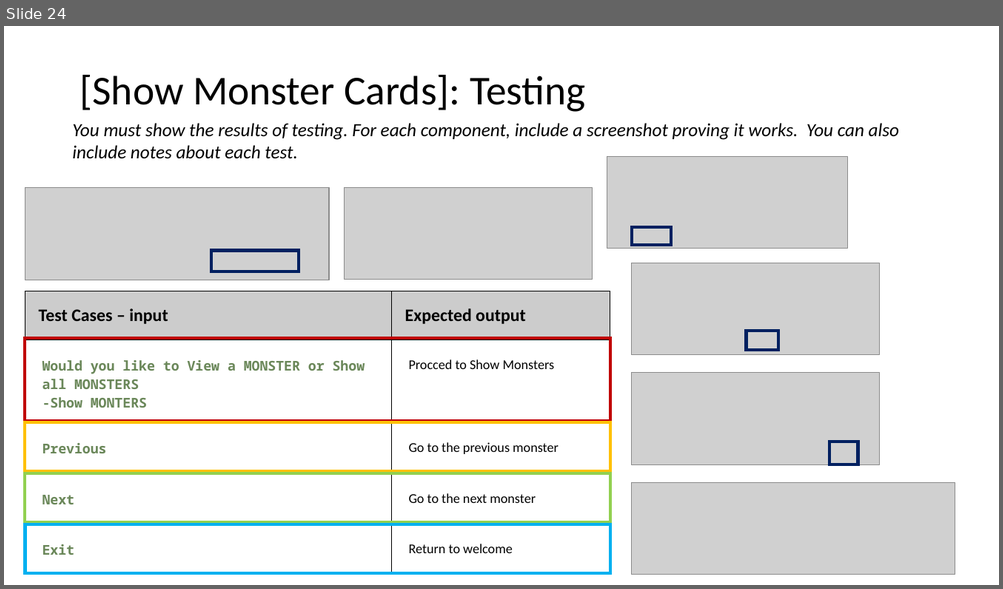
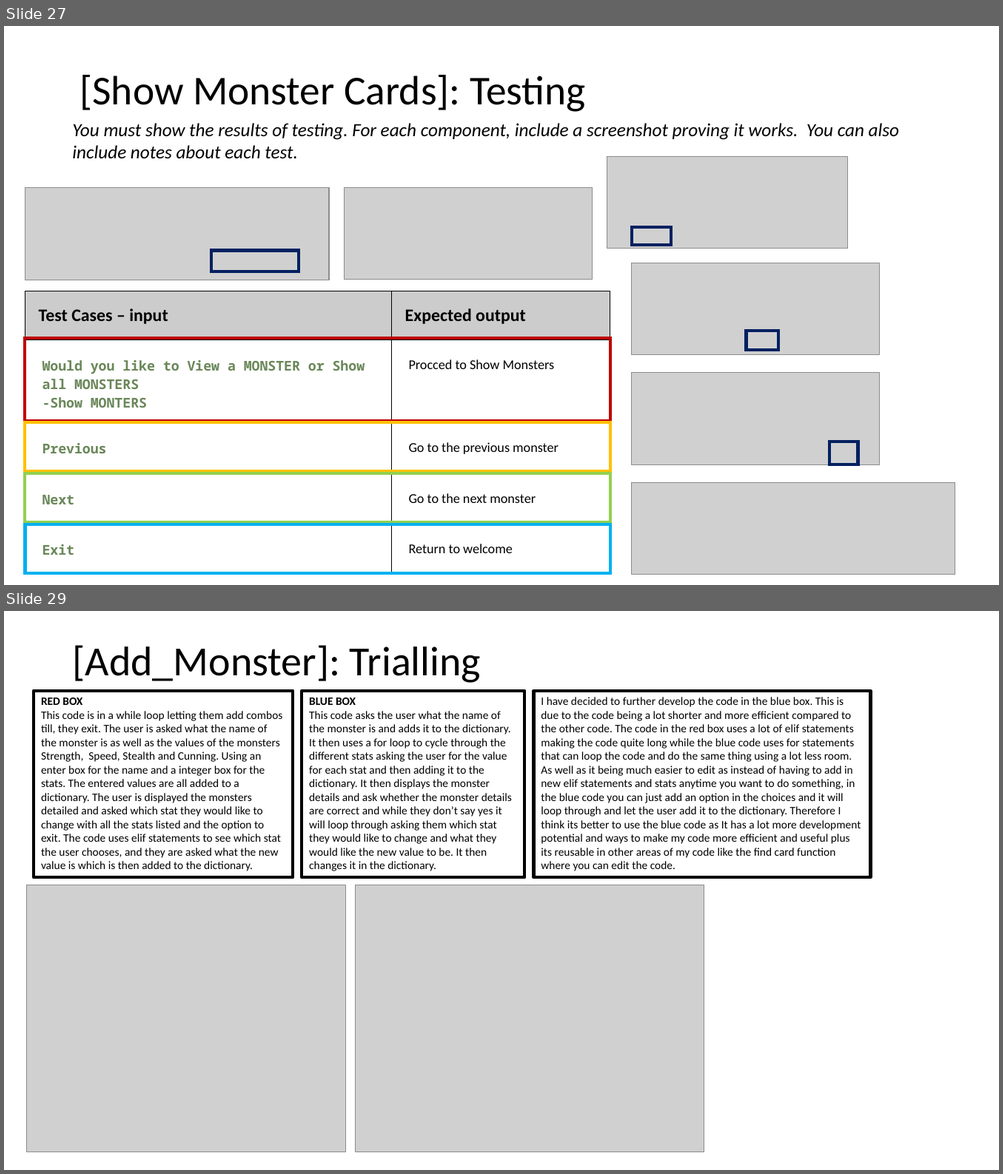
Before and after one commit to peter123321123321/Monster-Cards-Internal, a slide deck: 2.7 and 2.8 Documentation Template.pptx. Shown one above the other, each under a label of ours: slide 24 before the commit, slides 27 and 29 after it; the slides between them are not shown. The pictures are 1003x589 and 1003x1174 pixels, drawn with LibreOffice and Linux fonts; fonts in the diff are those of the drawing; grey boxes stand for pictures. Boxes give left, top, right and bottom in pixels: in the first picture for what was removed or moved away, otherwise in the second. Text is boxed around its words. In the diff, an @@ line names an element or a change of style, - is before the commit and + after.

```diff
--- a/2.7 and 2.8 Documentation Template.pptx
+++ b/2.7 and 2.8 Documentation Template.pptx
@@ slide 29 added at <box>4,611,999,1170</box>, background #FFFFFF @@
@@ title added at <box>73,645,481,683</box>, 40 pt, text #000000 @@
+[Add_Monster]: Trialling
@@ rectangle added at <box>34,691,293,878</box>, outline #000000 3 pt, 11 pt, text #000000 @@
+RED BOX
+This code is in a while loop letting them add combos till, they exit. The user is asked what the name of the monster is as well as the values of the monsters Strength, Speed, Stealth and Cunning. Using an enter box for the name and a integer box for the stats. The entered values are all added to a dictionary. The user is displayed the monsters detailed and asked which stat they would like to change with all the stats listed and the option to exit. The code uses elif statements to see which stat the user chooses, and they are asked what the new value is which is then added to the dictionary.
@@ rectangle added at <box>301,691,525,878</box>, outline #000000 3 pt, 11 pt, text #000000 @@
+BLUE BOX
+This code asks the user what the name of the monster is and adds it to the dictionary. It then uses a for loop to cycle through the different stats asking the user for the value for each stat and then adding it to the dictionary. It then displays the monster details and ask whether the monster details are correct and while they don’t say yes it will loop through asking them which stat they would like to change and what they would like the new value to be. It then changes it in the dictionary.
@@ rectangle added at <box>534,691,871,878</box>, outline #000000 3 pt, 11 pt, text #000000 @@
+I have decided to further develop the code in the blue box. This is due to the code being a lot shorter and more efficient compared to the other code. The code in the red box uses a lot of elif statements making the code quite long while the blue code uses for statements that can loop the code and do the same thing using a lot less room. As well as it being much easier to edit as instead of having to add in new elif statements and stats anytime you want to do something, in the blue code you can just add an option in the choices and it will loop through and let the user add it to the dictionary. Therefore I think its better to use the blue code as It has a lot more development potential and ways to make my code more efficient and useful plus its reusable in other areas of my code like the find card function where you can edit the code.
@@ picture added at <box>26,886,346,1153</box> @@
@@ picture added at <box>356,885,705,1152</box> @@
@@ what was slide 24 is now slide 27 @@
```
Also in this commit, not shown: 9 slides changed, 16 other slides added.
